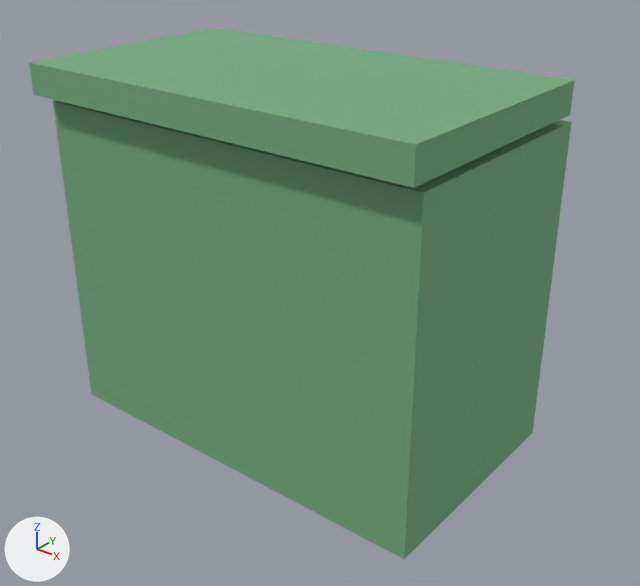
A saved change to the glTF model public/assets/models/dumpster.glb.
Both versions are drawn from a camera (50 mm lens) standing at (1.73, -2.07, 1.79) and looking at (0.05, 0.03, 0.48). Every picture has the same lights, and +X, +Y and +Z are marked at lower left. The older version comes first. Vertices at exactly the same position are counted once.
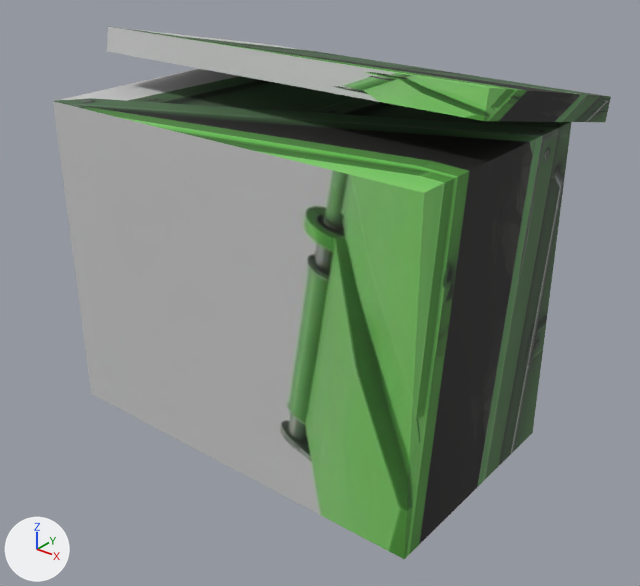
Changed parts and their boxes [x1, y1, x2, y2] in the pictures (640 x 586 px; the box of a moved part takes in the faces that stretch with it):
'Mesh_0', reshaped
    before: [29, 28, 574, 559]
    after: [53, 27, 611, 559]
part 1 of me_mesh_0, rebuilt (8% narrower, 40% shorter)
    before: [29, 28, 574, 188]
    after: [107, 27, 611, 122]
part 2 of me_mesh_0, moved or reshaped
    before: [54, 100, 570, 193]
    after: [54, 68, 570, 193]
part 3 of me_mesh_0, recoloured
    both: [53, 101, 571, 559]

The change in detail:
Picture 'dumpster_ref' (img_dumpster_ref) is new.
Material 'dumpster_mat' (mat_dumpster_mat) is new.
Its texture is img_dumpster_ref.
Its roughness is 0.75.
me_mesh_0 is used by ob_mesh_0; location (0.0, 0.0, 0.0).
me_mesh_0 had 16 vertices, 24 faces and spanned x -0.71..0.71, y -0.46..0.4, z 0.0..1.23.
me_mesh_0 now has 16 vertices, 24 faces and spans x -0.71..0.71, y -0.4..0.659, z 0.0..1.298.
me_mesh_0 part 1: the loose piece of 8 vertices spanning x -0.71..0.71, y -0.46..0.36, z 1.13..1.23 is rebuilt with 8 vertices and now spans x -0.71..0.71, y -0.16..0.659, z 1.049..1.298, in mat_dumpster_mat (picture img_dumpster_ref).
Part 2, on me_mesh_0:
12 faces are deleted.
12 new faces join them.
me_mesh_0 part 3: 8 faces spanning x -0.7..0.7, y -0.4..0.4, z 0.0..1.1 switch from mat_material_0 (green #76ad81) to mat_dumpster_mat (picture img_dumpster_ref).
